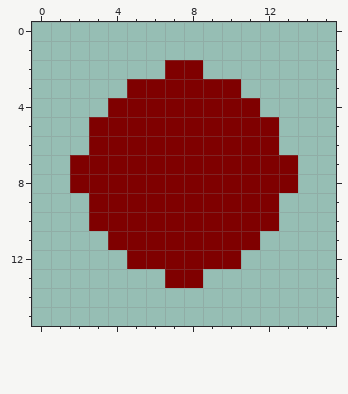
Two states of a pixel-art sprite, core/assets/enmDot.png. That is the earlier state.
The file is 16x16 pixels.
The result:
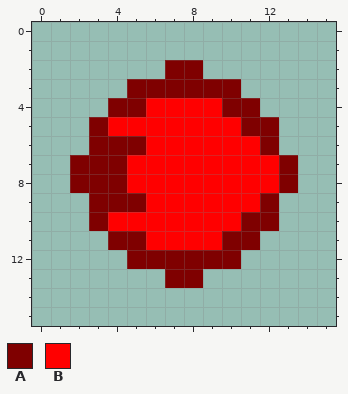
Palette (. is transparent): A #7f0000  B #ff0000
What changed:
@@ x 0..15 @@
  3 .....AAAAAA.....
- 4 ....AAAAAAAA....
- 5 ...AAAAAAAAAA...
- 6 ...AAAAAAAAAA...
- 7 ..AAAAAAAAAAAA..
- 8 ..AAAAAAAAAAAA..
- 9 ...AAAAAAAAAA...
-10 ...AAAAAAAAAA...
-11 ....AAAAAAAA....
+ 4 ....AABBBBAA....
+ 5 ...ABBBBBBBAA...
+ 6 ...AAABBBBBBA...
+ 7 ..AAABBBBBBBBA..
+ 8 ..AAABBBBBBBBA..
+ 9 ...AAABBBBBBA...
+10 ...ABBBBBBBAA...
+11 ....AABBBBAA....
 12 .....AAAAAA.....
